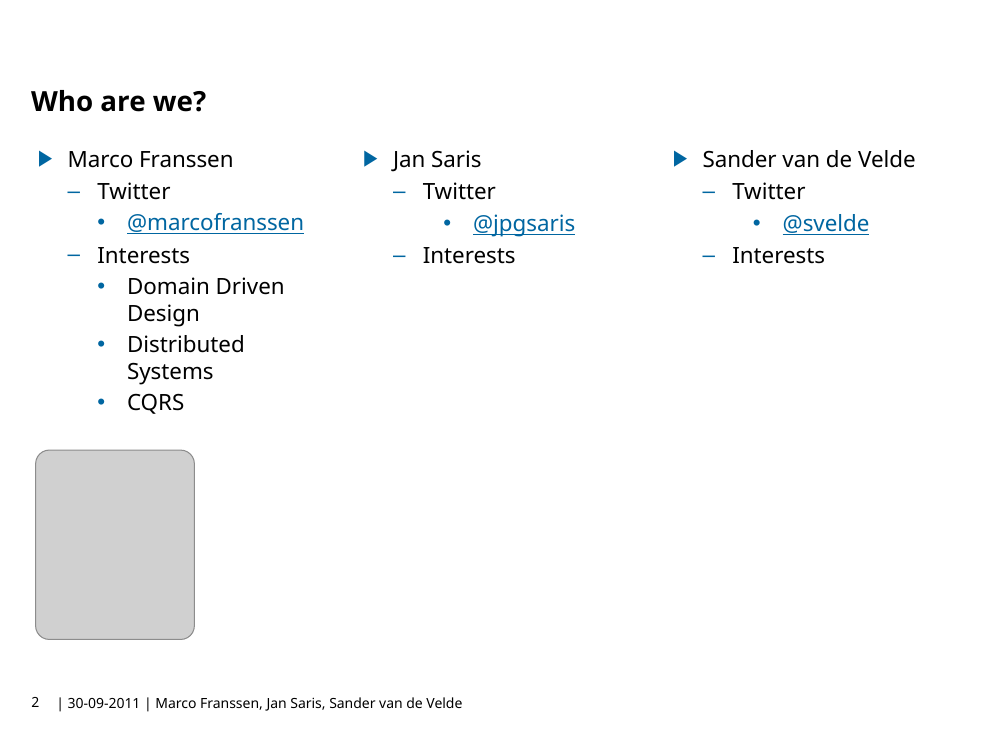
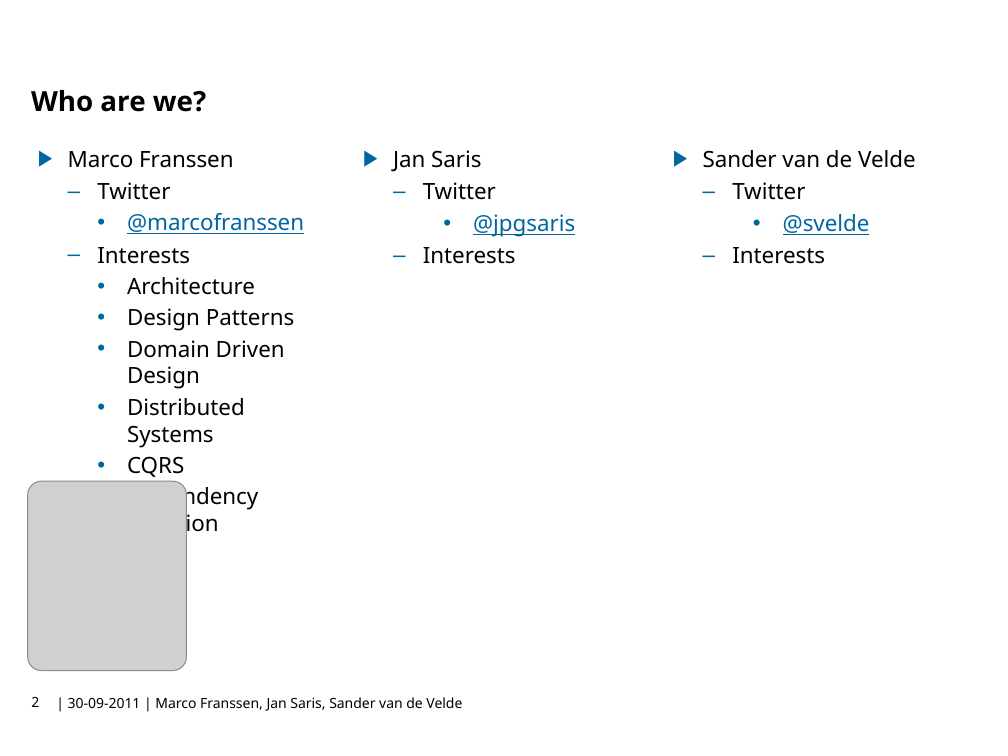
Before and after one commit to atosorigin/javascriptWorkshop, a slide deck: slide 2 of doc/Presentation.pptx. Drawn at 1008x756 pixels with LibreOffice and Linux fonts; fonts in the diff are those of the drawing; grey boxes stand for pictures; background and template pictures are left out. Boxes give left, top, right and bottom in pixels: in the first picture for what was removed or moved away, otherwise in the second. Text is boxed around its words. In the diff, an @@ line names an element or a change of style, - is before the commit and + after.

```diff
--- a/doc/Presentation.pptx
+++ b/doc/Presentation.pptx
@@ text at box(127, 277, 294, 331): paragraphs added @@
+    • Architecture
+    • Design Patterns
@@ picture: place and size @@
-picture at box(35, 451, 194, 640)
+picture at box(28, 481, 186, 670)
@@ text at box(127, 484, 258, 537): paragraph added @@
+    • Dependency Injection
```
Also in this commit, not shown: 1 other slide changed.
